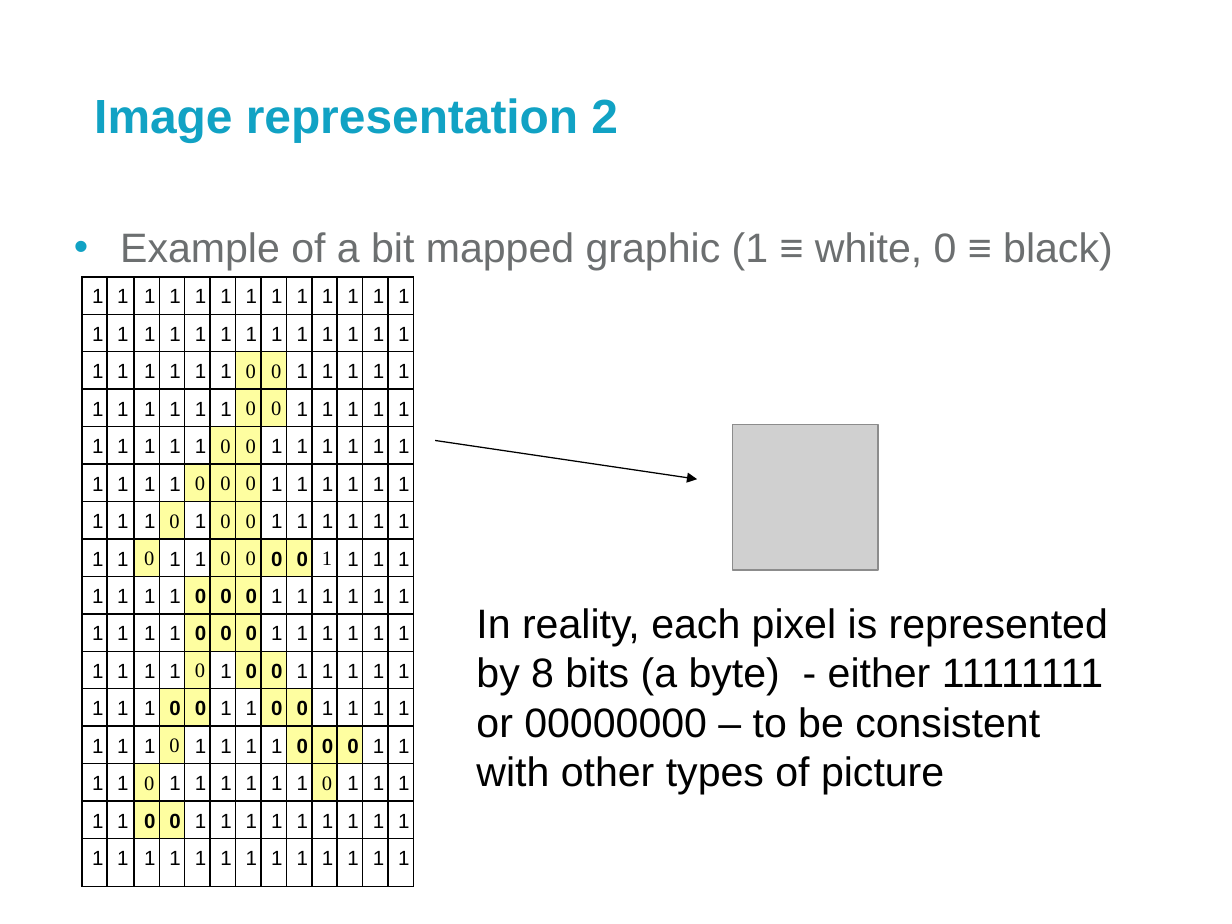
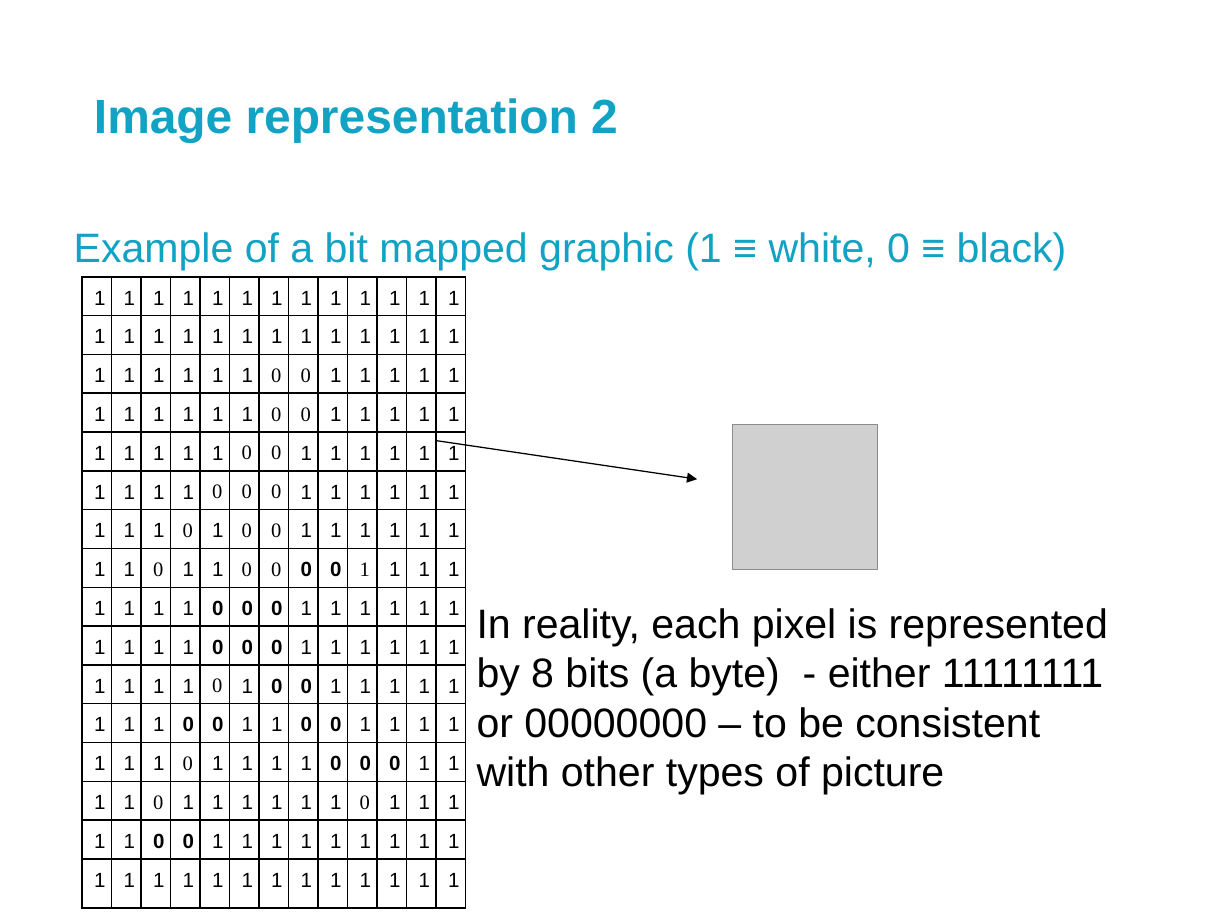
Before and after one commit to Peregrine42/uni-work, a slide deck: slide 12 of Lectures/1st Year/Platforms/Platforms3-Bitsandbytes.pptx. Drawn at 1232x924 pixels with LibreOffice and Linux fonts; fonts in the diff are those of the drawing; grey boxes stand for pictures; background and template pictures are left out. Boxes give left, top, right and bottom in pixels: in the first picture for what was removed or moved away, otherwise in the second. Text is boxed around its words. In the diff, an @@ line names an element or a change of style, - is before the commit and + after.

Commit message:
formatting in powerpoint

```diff
--- a/Lectures/1st Year/Platforms/Platforms3-Bitsandbytes.pptx
+++ b/Lectures/1st Year/Platforms/Platforms3-Bitsandbytes.pptx
@@ text "Example of a bit mapped ..." at <box>74,232,1067,271</box>: text colour #6C6F70 to #11A2C4; bullet • to none; less space between paragraphs @@
@@ table at <box>81,277,416,903</box> @@
@@ fill #FEFEA0 to none in 38 cells @@
@@ borders changed @@
@@ arrow (435, 441) - (697, 479): stroke #000000 0.75 pt to #000000 0.74 pt @@
@@ text "In reality, each pixel is ..." at <box>477,608,1108,794</box>: less space between paragraphs @@
@@ line (514, 924) - (0, 747): stroke #FFFFFF 0.75 pt to #FFFFFF 0.74 pt @@
@@ line (837, 861) - (0, 825): stroke #FFFFFF 0.75 pt to #FFFFFF 0.74 pt @@
```
Also in this commit, not shown: 15 other slides changed, 5 slides removed.
